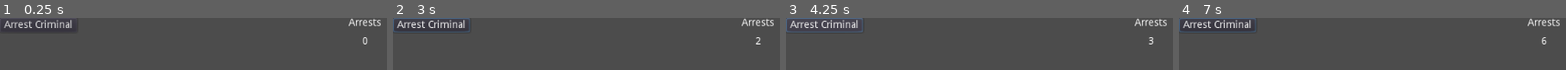
Above: before the commit, frames 1-4 (left to right).
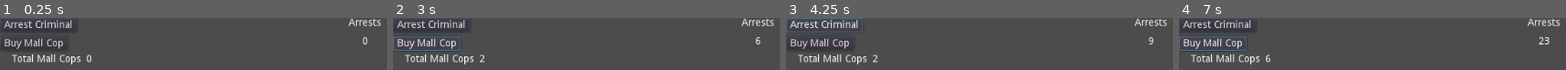
Above: after the commit, the same moments.

Repository: CloneDeath/CopUp
Game: Godot game, scene res://Main.tscn
Two runs of this game, one before a commit and one after it. Both use one fixed random seed, a clock stepped at 60 frames per second and the inputs below.
Inputs (mouse positions are in pixels of both pictures, inside the frame that each line leads up to):
- Up to frame 1 (0.25 s): no input
- Up to frame 2 (3 s): click (427, 43) at 0.5 s, where only the run after the commit has a clickable "Buy Mall Cop"; click "Arrest Criminal" at 1.25 s; click "Arrest Criminal" at 2 s; click (427, 43) at 2.75 s, where only the run after the commit has a clickable "Buy Mall Cop"
- Up to frame 3 (4.25 s): click "Arrest Criminal" at 3.5 s
- Up to frame 4 (7 s): click (1213, 43) at 4.25 s, where only the run after the commit has a clickable "Buy Mall Cop"; tap Enter at 5, 6.5 s; tap Space at 5.75 s

The runs differ from the first frame. In frame 1, 2.8% of the frame differs, in the area x 0-24%, y 38-90%; in frame 2, 4.2%; in frame 3, 2.9%; in frame 4, 4.4%, in the area x 0-96%, y 0-90%.

Commit message:
Added mall cop.

Diff:
--- a/Main.gd
+++ b/Main.gd
@@ -3,7 +3,11 @@
 var score = 0;
 
 func _ready():
-	$Arrest.connect("arrest", self, "increment_score");
+	for child in get_children():
+		hook_up_child_arrest_signal(child);
+
+func hook_up_child_arrest_signal(child):
+	child.connect("arrest", self, "increment_score");
 
 func _process(delta):
 	$GUI/ArrestCount.text = str(score);
--- a/Main.tscn
+++ b/Main.tscn
@@ -1,7 +1,8 @@
-[gd_scene load_steps=3 format=2]
+[gd_scene load_steps=4 format=2]
 
 [ext_resource path="res://Main.gd" type="Script" id=1]
 [ext_resource path="res://Arrest.tscn" type="PackedScene" id=2]
+[ext_resource path="res://MallCop.tscn" type="PackedScene" id=3]
 
 [node name="Main" type="Node" index="0"]
 
@@ -66,3 +67,8 @@
 percent_visible = 1.0
 lines_skipped = 0
 max_lines_visible = -1
+
+[node name="MallCop" parent="." index="2" instance=ExtResource( 3 )]
+
+margin_top = 26.0
+margin_bottom = 66.0
--- /dev/null
+++ b/MallCop.gd
@@ -0,0 +1,20 @@
+extends Control
+
+export var cops = 0;
+export var arrest_cost = 5;
+export var enabled = true;
+signal arrest(count);
+
+func _ready():
+	$ArrestPeriod.connect("timeout", self, "make_arrest");
+	$BuyCop.connect("button_down", self, "add_cop");
+
+func _process(delta):
+	$CopCount.text = str(cops);
+
+func make_arrest():
+	emit_signal("arrest", cops);
+
+func add_cop():
+	if (enabled):
+		cops += 1;
--- /dev/null
+++ b/MallCop.tscn
@@ -0,0 +1,94 @@
+[gd_scene load_steps=2 format=2]
+
+[ext_resource path="res://MallCop.gd" type="Script" id=1]
+
+[node name="MallCop" type="Control" index="0"]
+
+anchor_left = 0.0
+anchor_top = 0.0
+anchor_right = 0.0
+anchor_bottom = 0.0
+margin_right = 40.0
+margin_bottom = 40.0
+rect_pivot_offset = Vector2( 0, 0 )
+rect_clip_content = false
+mouse_filter = 0
+mouse_default_cursor_shape = 0
+size_flags_horizontal = 1
+size_flags_vertical = 1
+script = ExtResource( 1 )
+cops = 0
+arrest_cost = 5
+enabled = true
+
+[node name="BuyCop" type="Button" parent="." index="0"]
+
+anchor_left = 0.0
+anchor_top = 0.0
+anchor_right = 0.0
+anchor_bottom = 0.0
+margin_right = 12.0
+margin_bottom = 20.0
+rect_pivot_offset = Vector2( 0, 0 )
+rect_clip_content = false
+focus_mode = 2
+mouse_filter = 0
+mouse_default_cursor_shape = 0
+size_flags_horizontal = 1
+size_flags_vertical = 1
+toggle_mode = false
+enabled_focus_mode = 2
+shortcut = null
+group = null
+text = "Buy Mall Cop"
+flat = false
+align = 1
+
+[node name="ArrestPeriod" type="Timer" parent="." index="1"]
+
+process_mode = 1
+wait_time = 1.0
+one_shot = false
+autostart = true
+
+[node name="TotalMallCops" type="Label" parent="." index="2"]
+
+anchor_left = 0.0
+anchor_top = 0.0
+anchor_right = 0.0
+anchor_bottom = 0.0
+margin_left = 17.0
+margin_top = 25.0
+margin_right = 114.0
+margin_bottom = 39.0
+rect_pivot_offset = Vector2( 0, 0 )
+rect_clip_content = false
+mouse_filter = 2
+mouse_default_cursor_shape = 0
+size_flags_horizontal = 1
+size_flags_vertical = 4
+text = "Total Mall Cops"
+percent_visible = 1.0
+lines_skipped = 0
+max_lines_visible = -1
+
+[node name="CopCount" type="Label" parent="." index="3"]
+
+anchor_left = 0.0
+anchor_top = 0.0
+anchor_right = 0.0
+anchor_bottom = 0.0
+margin_left = 121.0
+margin_top = 25.0
+margin_right = 161.0
+margin_bottom = 39.0
+rect_pivot_offset = Vector2( 0, 0 )
+rect_clip_content = false
+mouse_filter = 2
+mouse_default_cursor_shape = 0
+size_flags_horizontal = 1
+size_flags_vertical = 4
+text = "0"
+percent_visible = 1.0
+lines_skipped = 0
+max_lines_visible = -1
